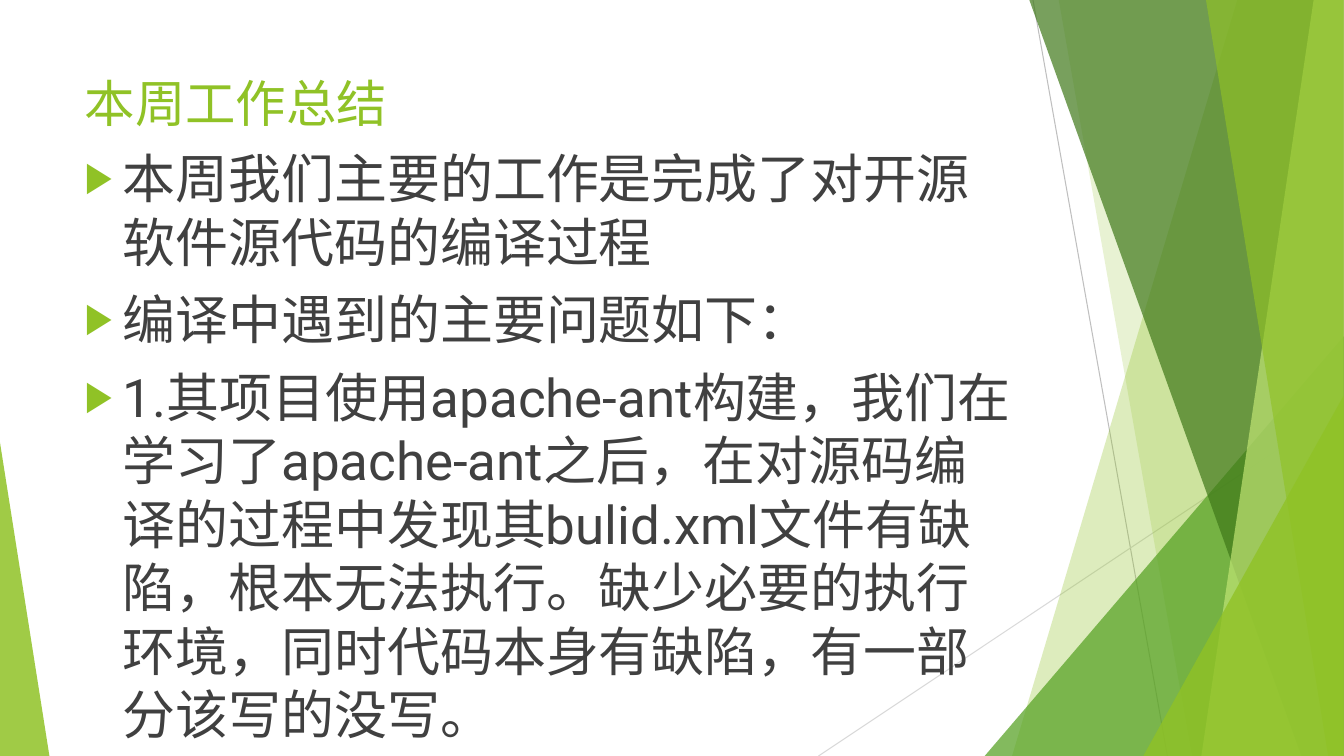
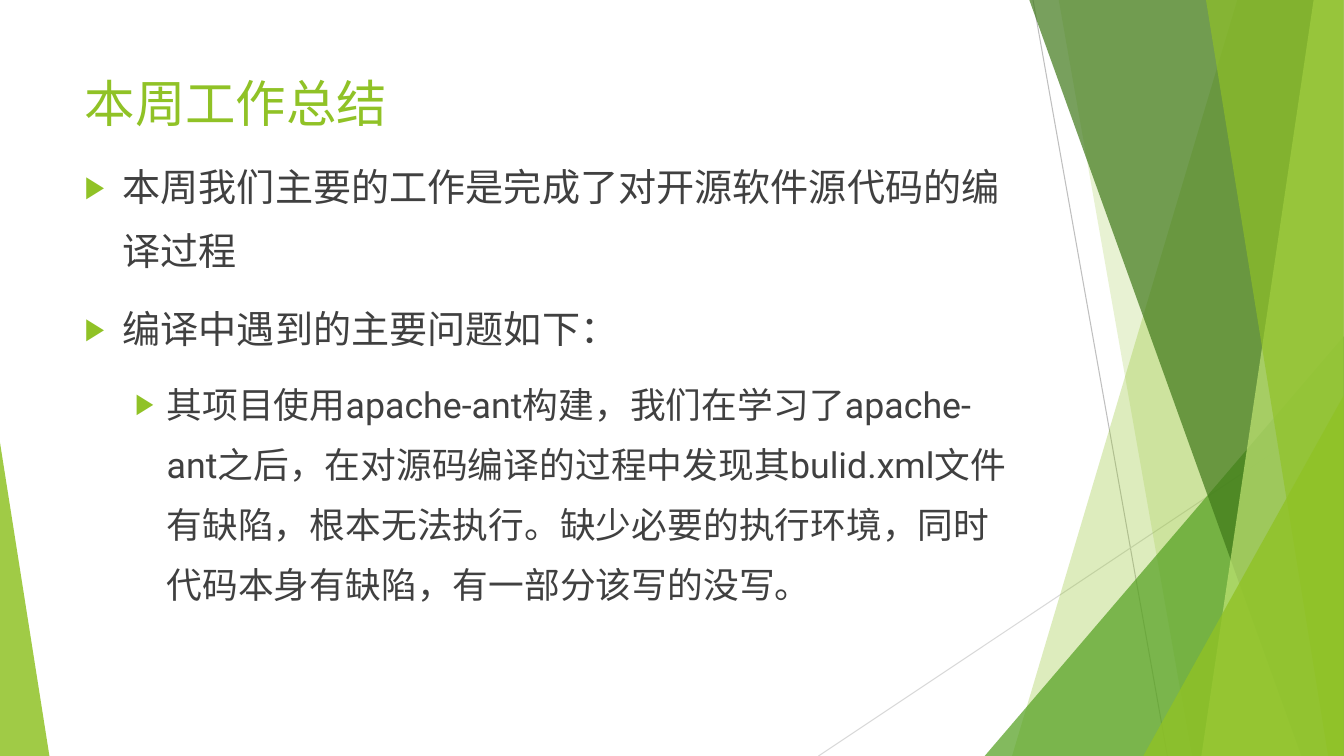
Before and after one commit to bhsei/16TeamD, a slide deck: slide 3 of 项目展示PPT/展示与改进.pptx. Drawn at 1344x756 pixels with LibreOffice and Linux fonts; fonts in the diff are those of the drawing. Boxes give left, top, right and bottom in pixels: in the first picture for what was removed or moved away, otherwise in the second. Text is boxed around its words. In the diff, an @@ line names an element or a change of style, - is before the commit and + after.

Commit message:
项目展示PPT的排版改进
2016-05-06 修改展示PPT排版

```diff
--- a/项目展示PPT/展示与改进.pptx
+++ b/项目展示PPT/展示与改进.pptx
@@ background #CCE8CF to #FFFFFF @@
@@ text at (123,168,1000,346): size 37.8 to 27.2 pt, text colour #656565 to #404040 in "本周我们主要的工作是完成了对开源软件源代码的编译过程", "编译中遇到的主要问题如下："; line spacing 1 to 1.4 @@
@@ text at (167,388,1007,602): text changed; size 37.8 to 25.5 pt; text colour #656565 to #404040 @@
-▶ 1.其项目使用apache-ant构建，我们在学习了apache-ant之后，在对源码编译的过程中发现其bulid.xml文件有缺陷，根本无法执行。缺少必要的执行环境，同时代码本身有缺陷，有一部分该写的没写。
+  ▶ 其项目使用apache-ant构建，我们在学习了apache-ant之后，在对源码编译的过程中发现其bulid.xml文件有缺陷，根本无法执行。缺少必要的执行环境，同时代码本身有缺陷，有一部分该写的没写。
@@ line (1344, 406) - (819, 756): stroke #9FD4A5 0.75 pt to #D9D9D9 0.75 pt @@
```
Also in this commit, not shown: 7 other slides changed, 1 slide added.
